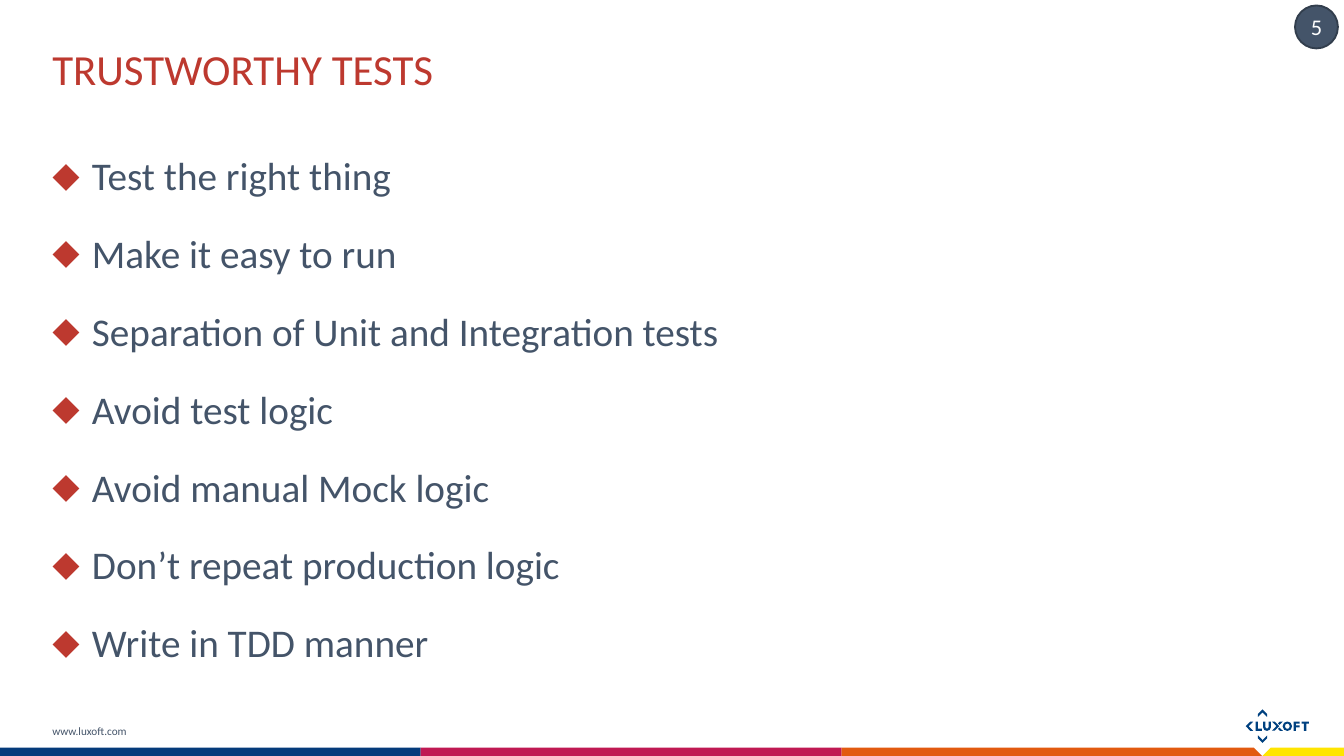
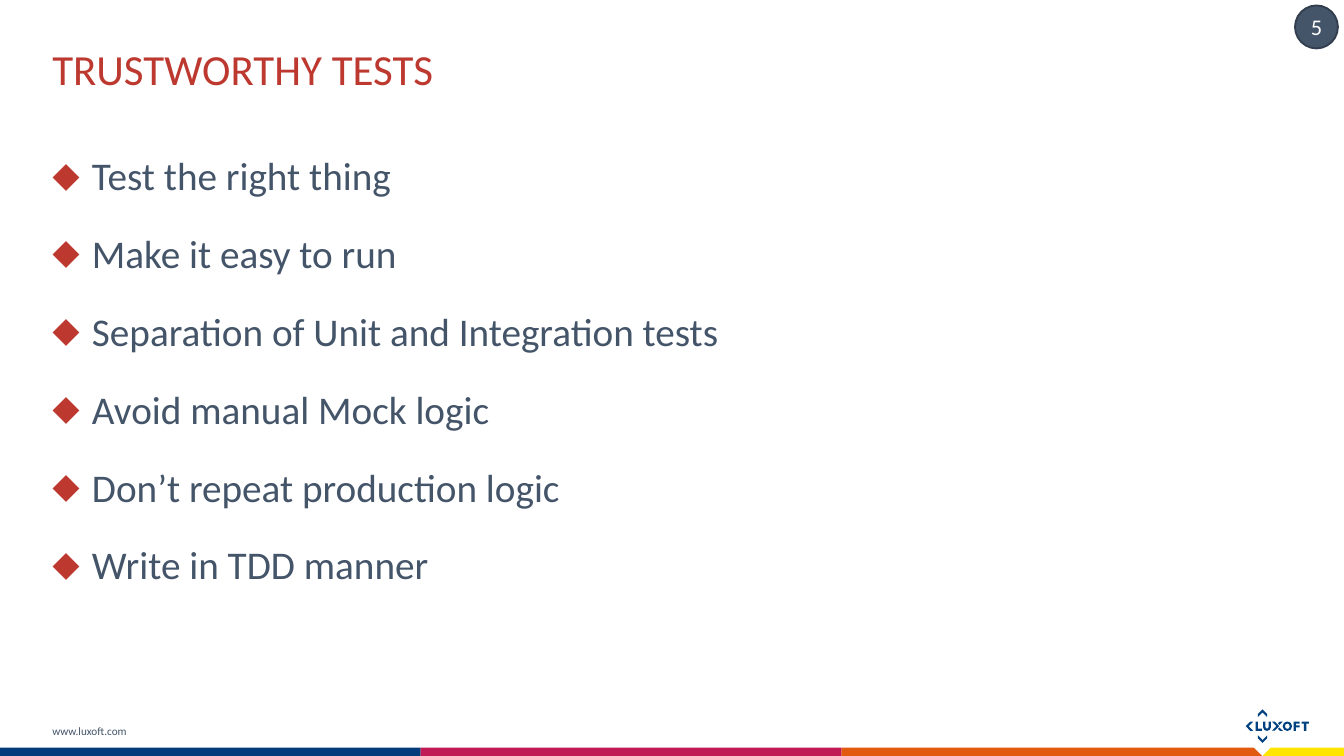
Before and after one commit to exiton3/Unit-tests-Best-Practices-Samples, a slide deck: slide 5 of Docs/Unit testing Bests practices.pptx. Drawn at 1344x756 pixels with LibreOffice and Linux fonts; fonts in the diff are those of the drawing. Boxes give left, top, right and bottom in pixels: in the first picture for what was removed or moved away, otherwise in the second. Text is boxed around its words. In the diff, an @@ line names an element or a change of style, - is before the commit and + after.

Commit message:
Logic in Tests

```diff
--- a/Docs/Unit testing Bests practices.pptx
+++ b/Docs/Unit testing Bests practices.pptx
@@ text at <box>92,396,333,431</box>: paragraph removed @@
-⬥ Avoid test logic
```
Also in this commit, not shown: 2 slides added, 1 other file.
